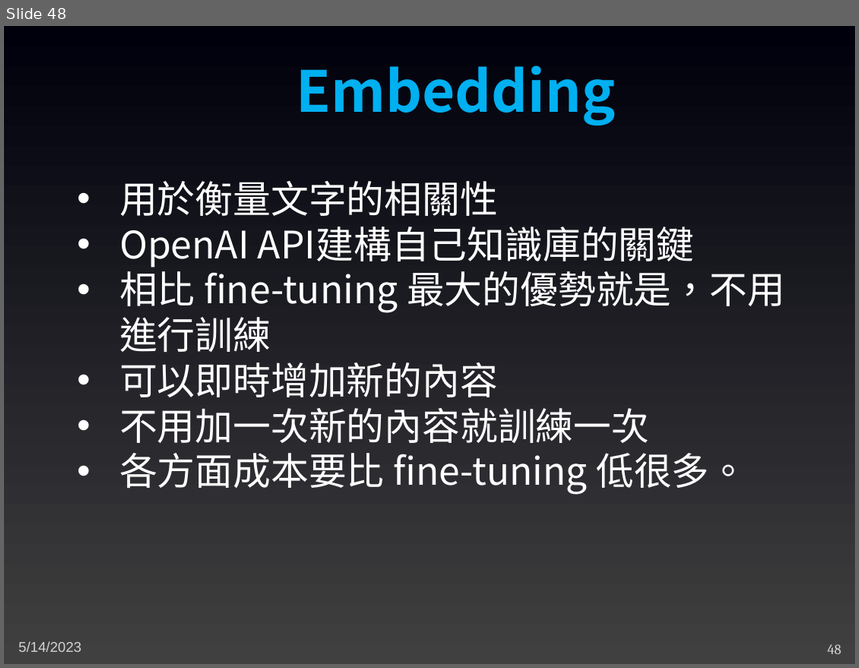
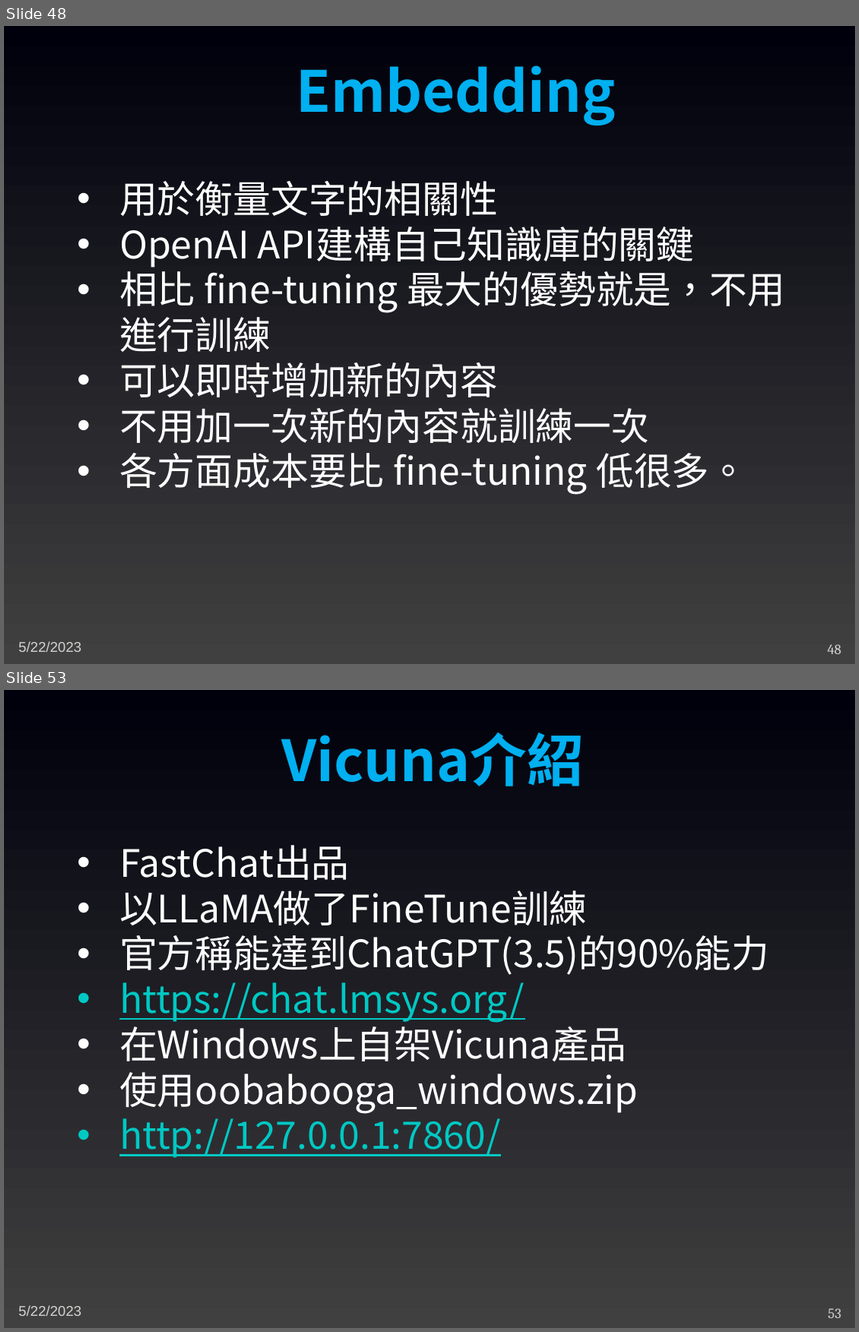
Before and after one commit to joshhu/mustgpt2023, a slide deck: 04 - GPT(四).pptx. Shown one above the other, each under a label of ours: slide 48 before the commit, slides 48 and 53 after it; the slides between them are not shown. The pictures are 859x668 and 859x1332 pixels, drawn with LibreOffice and Linux fonts; fonts in the diff are those of the drawing. Boxes give left, top, right and bottom in pixels: in the first picture for what was removed or moved away, otherwise in the second. Text is boxed around its words. In the diff, an @@ line names an element or a change of style, - is before the commit and + after.

```diff
--- a/04 - GPT(四).pptx
+++ b/04 - GPT(四).pptx
@@ slide 53 added at (4, 690, 855, 1328), background gradient #404040 to #00000C @@
@@ text added at (282, 733, 584, 787), 48 pt, text #00B0F0, bold @@
+Vicuna介紹
@@ text added at (120, 845, 769, 1158), 32 pt, text #FFFFFF @@
+• FastChat出品
+• 以LLaMA做了FineTune訓練
+• 官方稱能達到ChatGPT(3.5)的90%能力
+• https://chat.lmsys.org/
+• 在Windows上自架Vicuna產品
+• 使用oobabooga_windows.zip
+• http://127.0.0.1:7860/
@@ text added at (18, 1306, 82, 1316), 12 pt, text #D4D2D0 @@
+5/22/2023
@@ page number added at (828, 1309, 841, 1319), 12 pt, text #D4D2D0 @@
+53
@@ slide 48 changed as well @@
@@ text at (18, 642, 82, 652): text changed @@
-5/14/2023
+5/22/2023
```
Also in this commit, not shown: 42 other slides changed, 4 other slides added, 1 other file.
